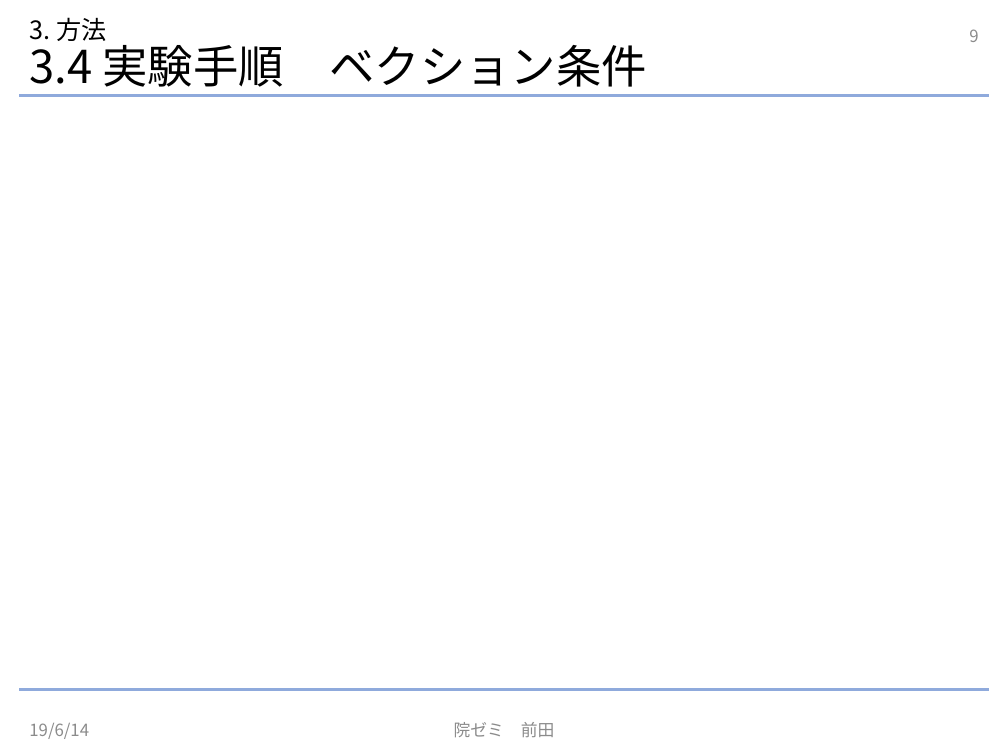
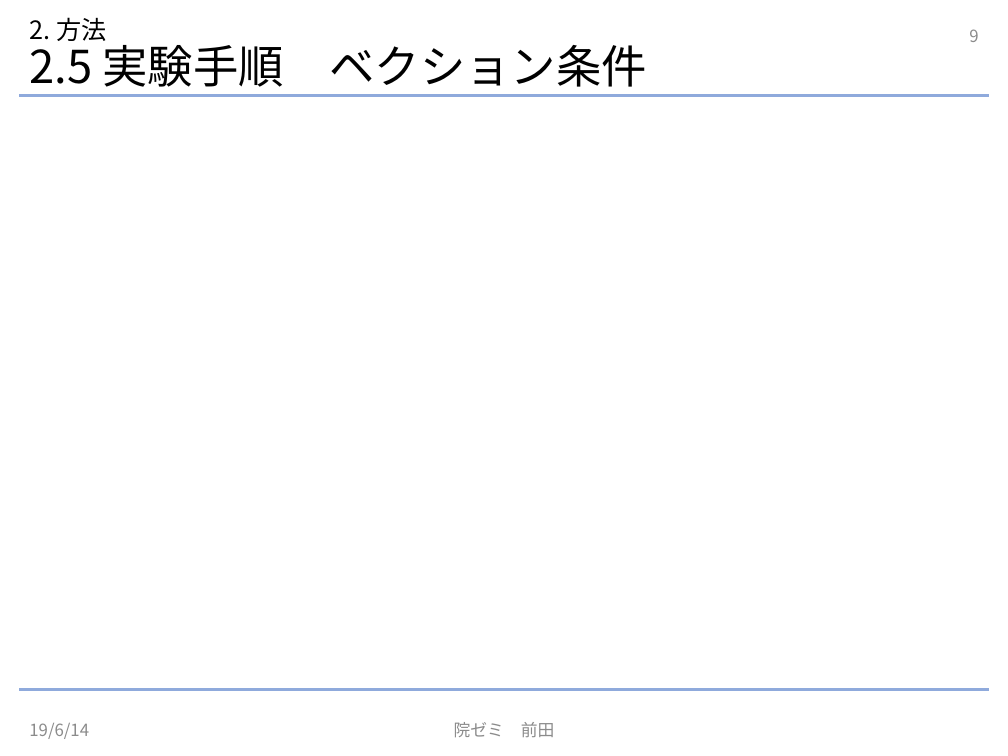
Before and after one commit to NephilimK/insemi190614, a slide deck: slide 9 of InSemi190614.pptx. Drawn at 1008x756 pixels with LibreOffice and Linux fonts; fonts in the diff are those of the drawing; grey boxes stand for pictures. Boxes give left, top, right and bottom in pixels: in the first picture for what was removed or moved away, otherwise in the second. Text is boxed around its words. In the diff, an @@ line names an element or a change of style, - is before the commit and + after.

```diff
--- a/InSemi190614.pptx
+++ b/InSemi190614.pptx
@@ title at [29,17,647,95]: text changed @@
-3. 方法
-3.4 実験手順 ベクション条件
+2. 方法
+2.5 実験手順 ベクション条件
```
Also in this commit, not shown: 9 other slides changed, 1 other file.
